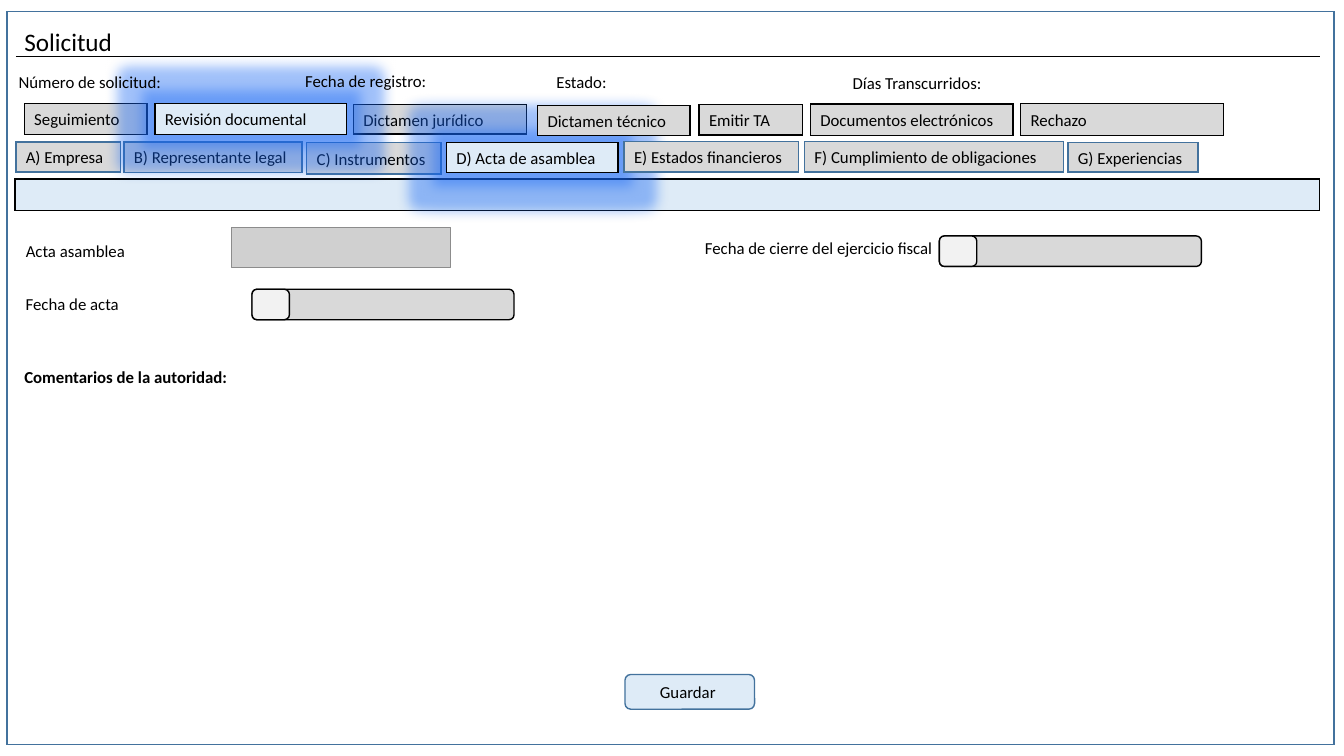
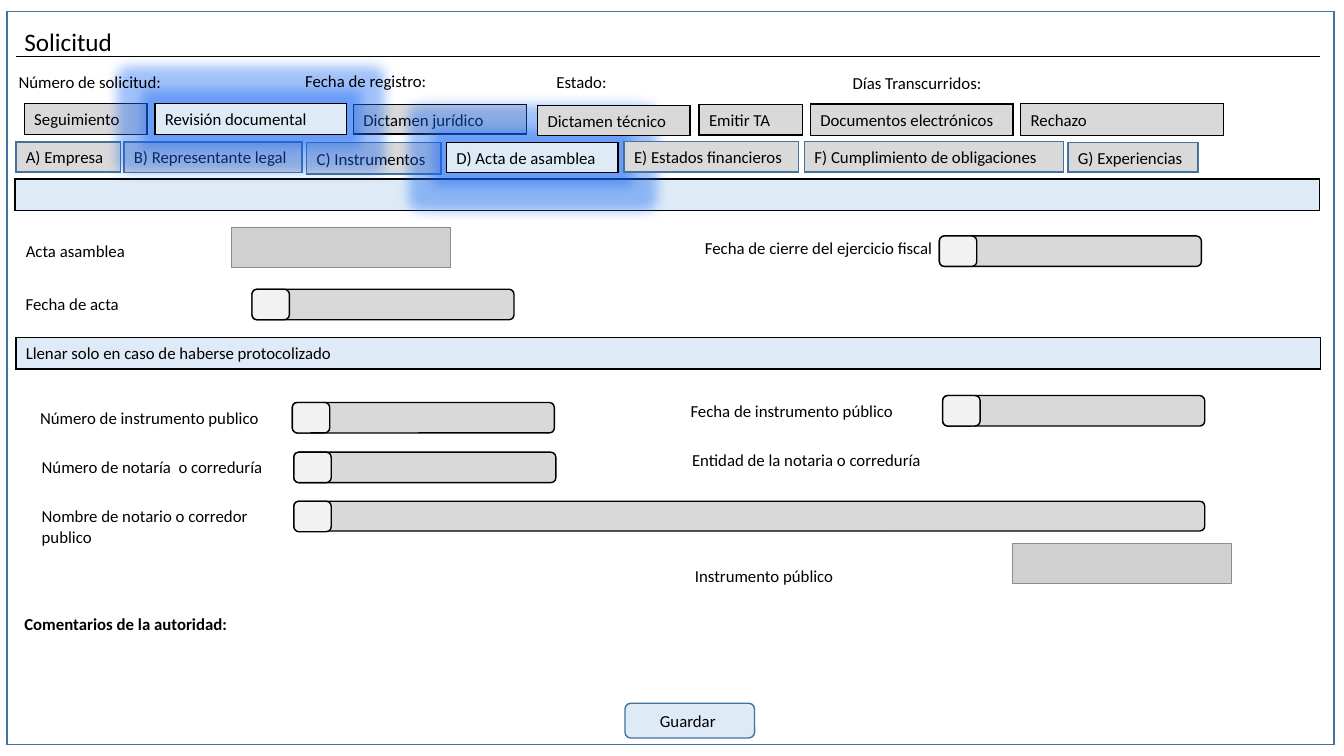
Before and after one commit to EDDIE83/Documentos, a slide deck: slide 29 of TAF 092019/Pantallas Solicitud 21082019.pptx. Drawn at 1344x756 pixels with LibreOffice and Linux fonts; fonts in the diff are those of the drawing; grey boxes stand for pictures. Boxes give left, top, right and bottom in pixels: in the first picture for what was removed or moved away, otherwise in the second. Text is boxed around its words. In the diff, an @@ line names an element or a change of style, - is before the commit and + after.

```diff
--- a/TAF 092019/Pantallas Solicitud 21082019.pptx
+++ b/TAF 092019/Pantallas Solicitud 21082019.pptx
@@ rectangle added at bbox=[16, 338, 1321, 369], fill #DEEBF7, outline #000000 1 pt, 12 pt, text #000000 @@
+Llenar solo en caso de haberse protocolizado
@@ text added at bbox=[40, 412, 258, 427], 12 pt, text #000000 @@
+Número de instrumento publico
@@ rounded rectangle added at bbox=[292, 402, 555, 433], fill #D9D9D9, outline #000000 1 pt @@
@@ rounded rectangle added at bbox=[292, 402, 330, 433], fill #F2F2F2, outline #000000 1 pt @@
@@ text added at bbox=[691, 405, 893, 420], 12 pt, text #000000 @@
+Fecha de instrumento público
@@ rounded rectangle added at bbox=[943, 395, 1205, 425], fill #D9D9D9, outline #000000 1 pt @@
@@ rounded rectangle added at bbox=[943, 395, 980, 425], fill #F2F2F2, outline #000000 1 pt @@
@@ text added at bbox=[42, 461, 262, 473], 12 pt, text #000000 @@
+Número de notaría o correduría
@@ rounded rectangle added at bbox=[293, 453, 556, 483], fill #D9D9D9, outline #000000 1 pt @@
@@ rounded rectangle added at bbox=[293, 453, 331, 483], fill #F2F2F2, outline #000000 1 pt @@
@@ text added at bbox=[692, 454, 921, 466], 12 pt, text #000000 @@
+Entidad de la notaria o correduría
@@ rounded rectangle added at bbox=[293, 501, 1205, 531], fill #D9D9D9, outline #000000 1 pt @@
@@ rounded rectangle added at bbox=[293, 501, 331, 531], fill #F2F2F2, outline #000000 1 pt @@
@@ text added at bbox=[42, 510, 247, 546], 12 pt, text #000000 @@
+Nombre de notario o corredor publico
@@ picture added at bbox=[1012, 543, 1232, 584] @@
@@ text added at bbox=[695, 570, 833, 585], 12 pt, text #000000 @@
+Instrumento público
@@ text "Comentarios de la autoridad:": place and size @@
-text "Comentarios de la autoridad:" at bbox=[24, 371, 227, 383]
+text "Comentarios de la autoridad:" at bbox=[24, 618, 227, 630]
@@ rounded rectangle "Guardar": place and size @@
-rounded rectangle "Guardar" at bbox=[625, 675, 755, 709]
+rounded rectangle "Guardar" at bbox=[625, 704, 755, 738]
```
Also in this commit, not shown: 6 other slides changed, 11 other files.
